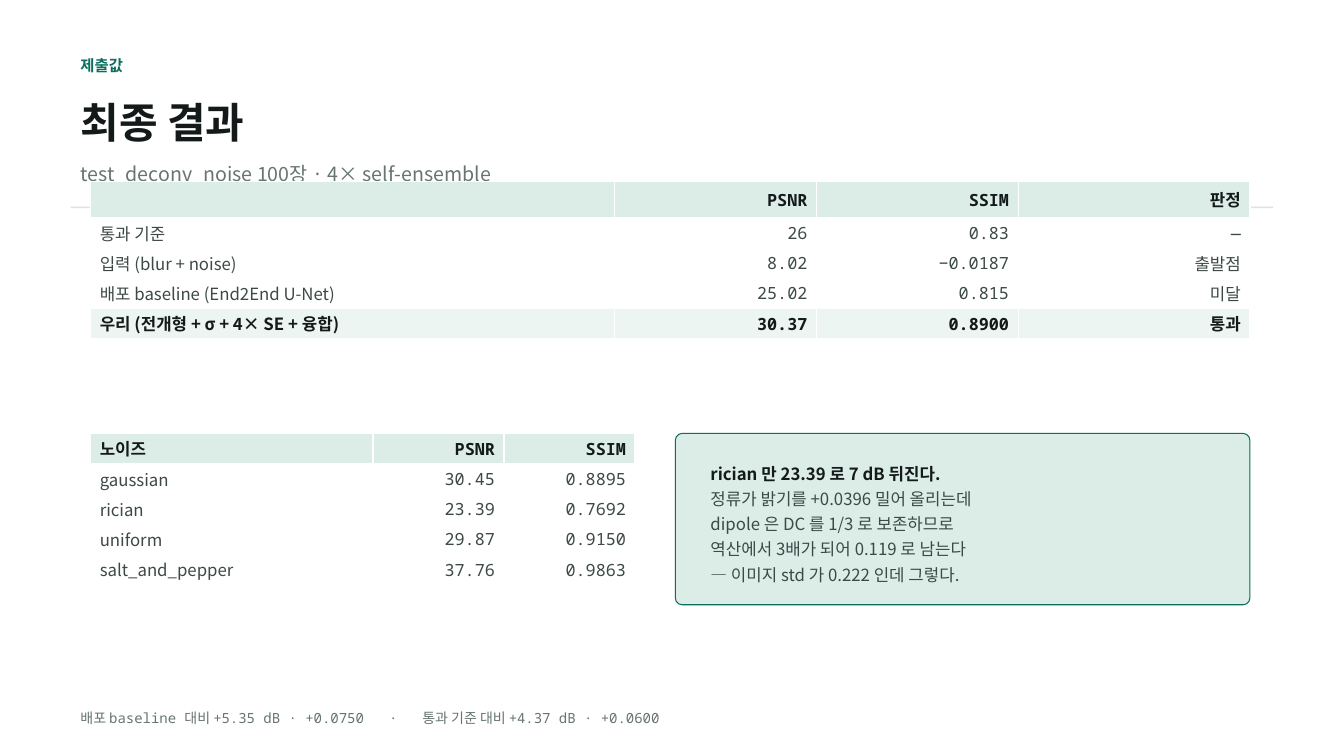
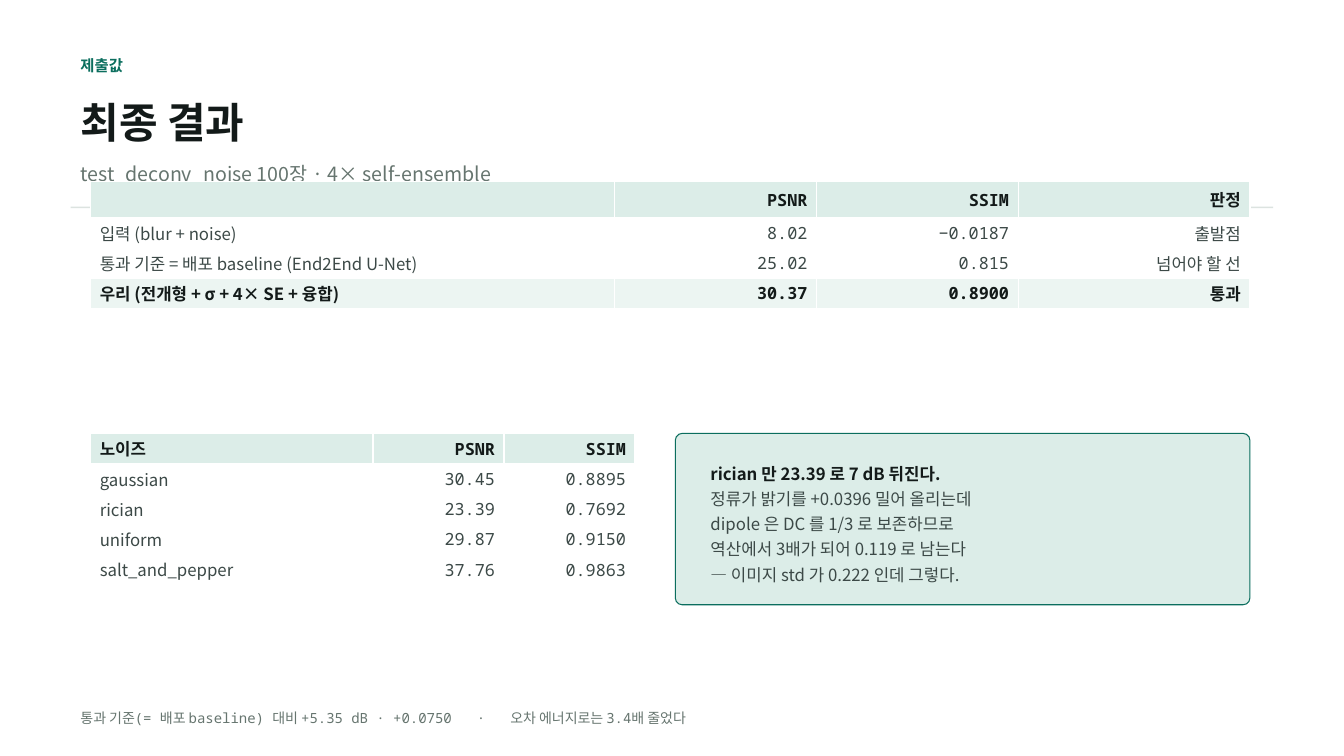
Before and after one commit to kithhooni-commits/ds-practice, a slide deck: slide 14 of 실습5/실습5_day3_발표.pptx. Drawn at 1344x756 pixels with LibreOffice and Linux fonts; fonts in the diff are those of the drawing. Boxes give left, top, right and bottom in pixels: in the first picture for what was removed or moved away, otherwise in the second. Text is boxed around its words. In the diff, an @@ line names an element or a change of style, - is before the commit and + after.

```diff
--- a/실습5/실습5_day3_발표.pptx
+++ b/실습5/실습5_day3_발표.pptx
@@ table at (x1=91, y1=181, x2=1250, y2=308) @@
-row 2: 통과 기준 | 26 | 0.83 | —
-row 3, column 1: 배포 baseline (End2End U-Net)
+row 3, column 1: 통과 기준 = 배포 baseline (End2End U-Net)
-row 3, column 4: 미달
+row 3, column 4: 넘어야 할 선
@@ text at (x1=80, y1=711, x2=686, y2=725): text changed @@
-배포 baseline 대비 +5.35 dB · +0.0750 · 통과 기준 대비 +4.37 dB · +0.0600
+통과 기준(= 배포 baseline) 대비 +5.35 dB · +0.0750 · 오차 에너지로는 3.4배 줄었다
```
Also in this commit, not shown: 1 other slide changed, 2 other files.
